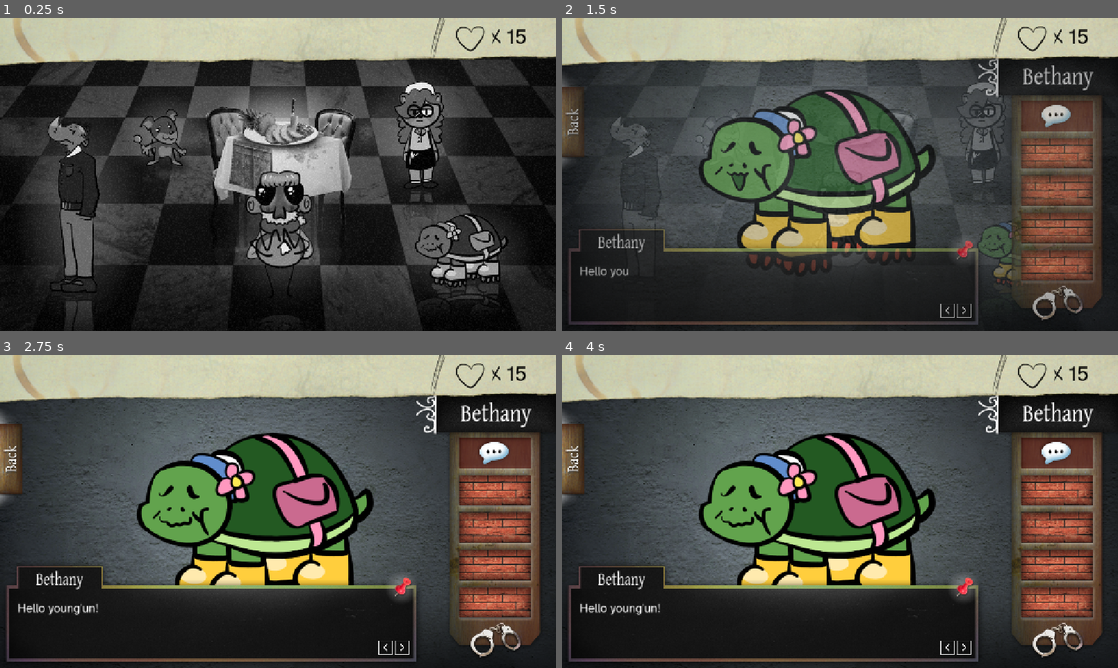
Above: before the commit, frames 1-4 (two rows, left to right).
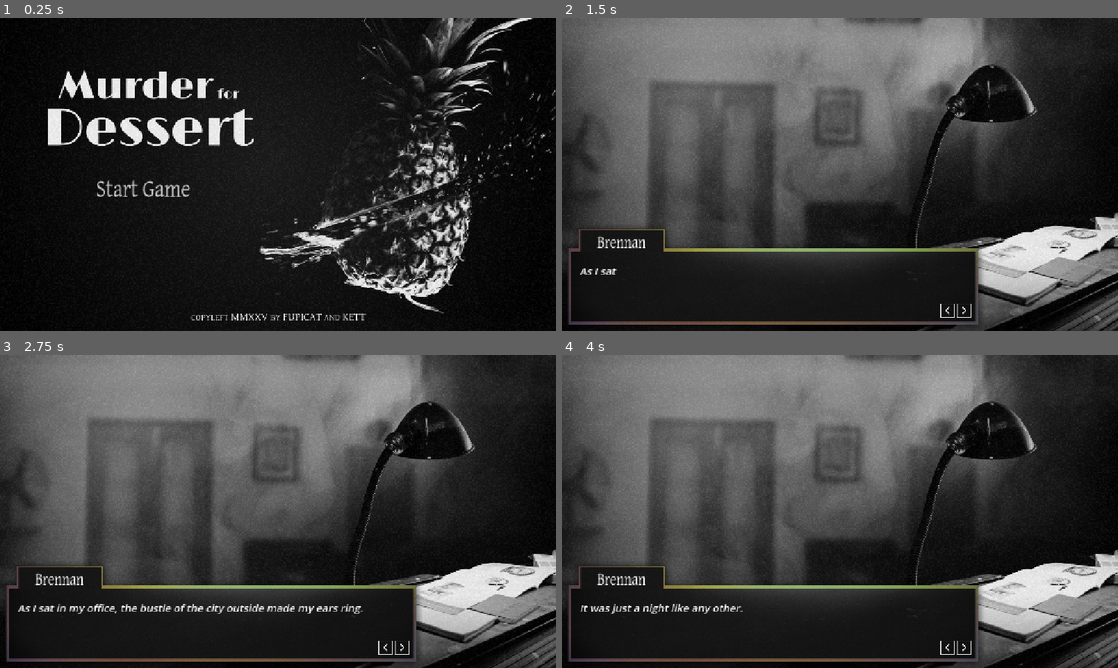
Above: after the commit, the same moments.

Repository: KettLovahr/murder-for-dessert
Game: Godot game, scene res://Scenes/MainMenu.tscn
Two runs of this game, one before a commit and one after it. Both use one fixed random seed, a clock stepped at 60 frames per second and the inputs below. Before the commit the project starts from res://Scenes/MainScene.tscn.
Inputs (mouse positions are in pixels of both pictures, inside the frame that each line leads up to):
- Up to frame 1 (0.25 s): no input
- Up to frame 2 (1.5 s): click (706, 190) at 0.5 s, where only the run after the commit has a clickable "Start Game"; click (962, 309) at 1.27 s
- Up to frame 3 (2.75 s): click (400, 646) at 2 s
- Up to frame 4 (4 s): click (723, 473) at 2.77 s; click (945, 646) at 3.52 s

The runs differ from the first frame. In frame 1, 58% of the frame differs, in the area x 0-100%, y 0-98%; in frame 2, 65%; in frame 3, 67%, in the area x 0-100%, y 0-100%; in frame 4, 67%.

Commit message:
Change project name and main scene

Diff:
--- a/project.godot
+++ b/project.godot
@@ -10,8 +10,8 @@
 
 [application]
 
-config/name="LD57"
-run/main_scene="uid://c6lmcdqjg8w4j"
+config/name="Murder for Dessert"
+run/main_scene="uid://b0qi6rdgjwa8v"
 config/features=PackedStringArray("4.4", "GL Compatibility")
 config/icon="res://icon.svg"
 
